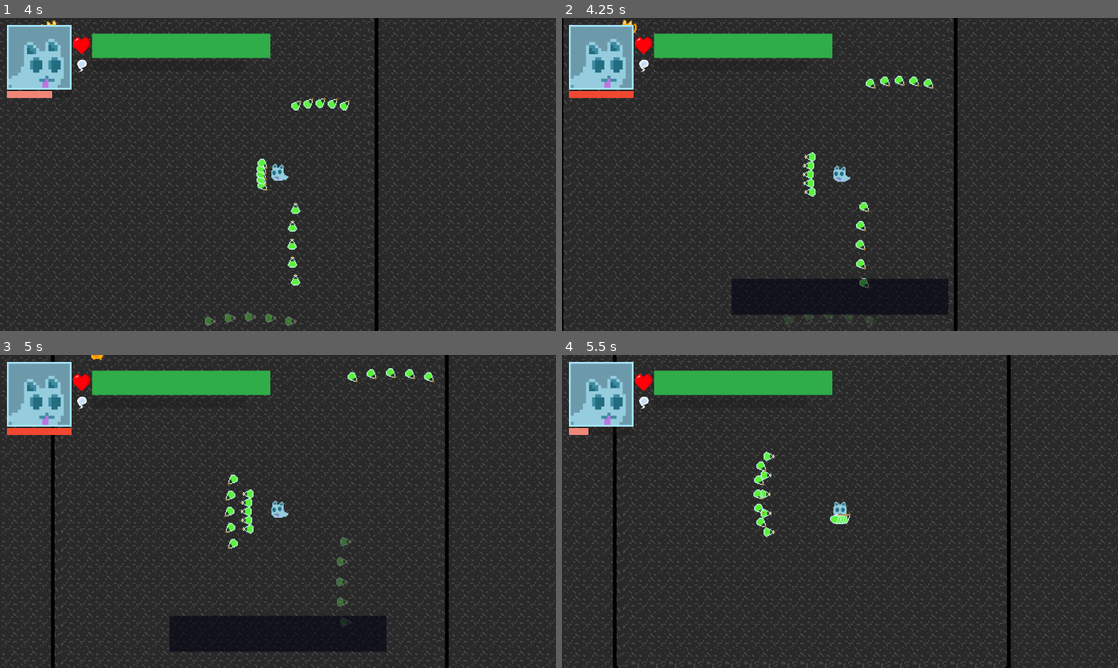
Above: before the commit, frames 1-4 (two rows, left to right).
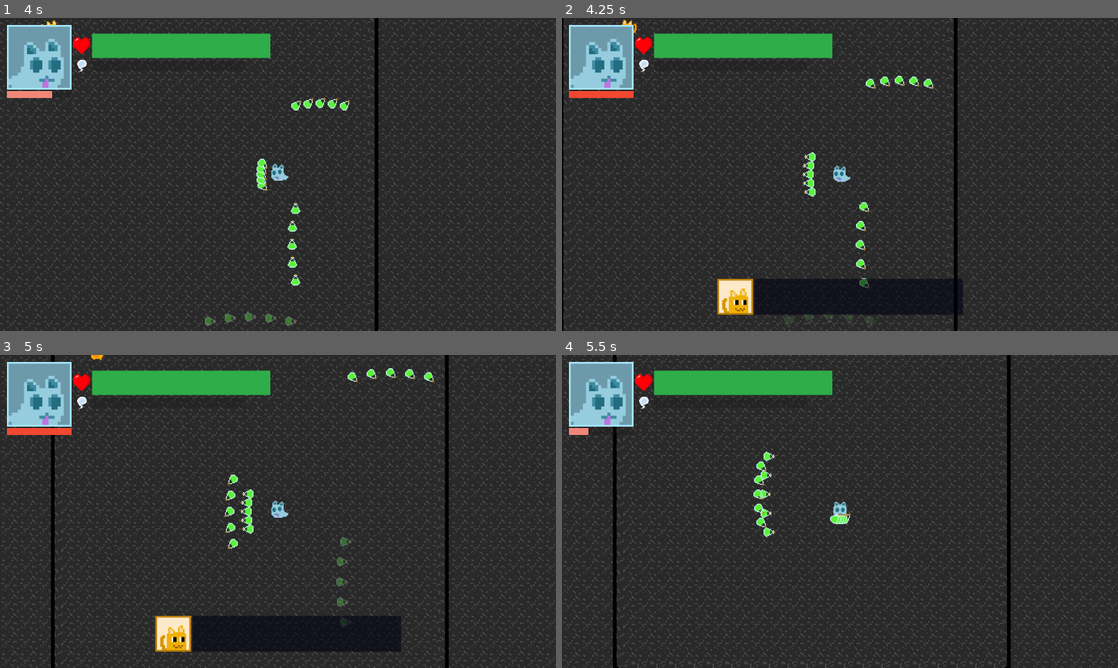
Above: after the commit, the same moments.

Repository: InvertedCarrot/PIXEL-JAM-2025
Game: Godot game, scene res://scenes/levels/dungeons/dungeon5.tscn
Two runs of this game, one before a commit and one after it. Both use one fixed random seed, a clock stepped at 60 frames per second and the inputs below.
Inputs (mouse positions are in pixels of both pictures, inside the frame that each line leads up to):
- Up to frame 1 (4 s): tap Enter (ui_accept) at 0.5, 0.77, 1.52, 3.02, 3.77 s; move the mouse to (400, 158) at 0.52 s; hold Right (right) 0.53-1.28 s; tap Space (attack) at 0.6, 1.35, 2.3, 3.05, 3.6 s; click (400, 158) at 0.67 s; move the mouse to (166, 190) at 1.27 s; hold Down (down) 1.28-2.03 s; move the mouse to (333, 105) at 2.02 s; hold Right (right) 2.03-2.78 s; tap V (harvest) at 2.1 s; move the mouse to (250, 237) at 2.77 s; hold Up (up) 2.78-3.53 s; tap C (swap_souls) at 2.85 s; click (250, 237) at 2.92 s; move the mouse to (444, 221) at 3.52 s; hold Left (left) from 3.53 s (still down)
- Up to frame 2 (4.25 s): keep holding Left (left); tap 1 (debug) at 4.15 s
- Up to frame 3 (5 s): keep holding Left (left); move the mouse to (111, 464) at 4.27 s; tap Space (attack) at 4.35 s; tap Enter (ui_accept) at 4.52 s; tap 2 (debug2) at 4.9 s
- Up to frame 4 (5.5 s): move the mouse to (867, 511) at 5.02 s; release Left (left) at 5.03 s; hold Down (down) from 5.03 s (still down); tap V (harvest) at 5.1 s; click (867, 511) at 5.17 s; tap Space (attack) at 5.3 s

Frame 1 is identical in both runs. In frame 2, 0.8% of the frame differs, in the area x 27-73%, y 83-95%; in frame 3, 0.8%; in frame 4, nothing differs.

Commit message:
UI now shows speaker

Diff:
--- a/globals/globals.gd
+++ b/globals/globals.gd
@@ -193,3 +193,37 @@
 func check_dialogue_state(dialogue: String, dungeon: int, state) -> bool:
 	## Check if dialogue is in a given state in a given dungeon
 	return dungeon==current_dungeon and dialogue_stages[dialogue]==state
+
+## Entity potrait info
+
+var current_speaker = ""
+
+var player_portraits = {
+	"bird": load("res://assets/portraits/bird_portrait.png"),
+	"cat": load("res://assets/portraits/cat_portrait.png"),
+	"fireball": load("res://assets/portraits/fireball_portrait.png"),
+	"lily": load("res://assets/portraits/lily_portrait.png"),
+	"reaper": load("res://assets/portraits/reaper_portrait.png"),
+	"soul": load("res://assets/portraits/soul_portrait.png"),
+	"npc": load("res://assets/portraits/black_cat_portrait.png")
+}
+
+var player_portrait_outlines = {
+	"bird": Color("#3d3d3d"),
+	"cat": Color("#bd810e"),
+	"fireball": Color("#aa20ff"),
+	"lily": Color("#266700"),
+	"reaper": Color("#00376e"),
+	"soul": Color("#a6e7ff"),
+	"npc": Color("#a6e7ff"),
+}
+
+var player_portrait_backgrounds = {
+	"bird": Color("#b2b2b2"),
+	"cat": Color("#fce9c7"),
+	"fireball": Color("#8101c5"),
+	"lily": Color("#ffd3ef"),
+	"reaper": Color("#6d8bbf"),
+	"soul": Color("#6d9aab"),
+	"npc": Color("#a6e7ff"),
+}
--- a/scenes/UI.tscn
+++ b/scenes/UI.tscn
@@ -52,6 +52,7 @@
 [node name="PlayerPortraitColumn" type="VBoxContainer" parent="UINode/HBoxContainer/MarginContainer/HBoxContainer"]
 layout_mode = 2
 script = ExtResource("2_0f65r")
+portrait_type = "PlayerStats"
 
 [node name="PlayerPortraitOutline" type="PanelContainer" parent="UINode/HBoxContainer/MarginContainer/HBoxContainer/PlayerPortraitColumn"]
 unique_name_in_owner = true
--- a/scenes/UI/dialogue/dialogue.gd
+++ b/scenes/UI/dialogue/dialogue.gd
@@ -39,9 +39,10 @@
 	label.set_fit_content(true)
 	if p_dialogue_entry.has_metadata("author"):
 		var author : String = p_dialogue_entry.get_metadata("author")
-		label.set_text("  > " + author + ": " + p_dialogue_entry.get_formatted_text())
+		Globals.current_speaker = author
+		label.set_text("  > " + p_dialogue_entry.get_formatted_text())
 	else:
-		label.set_text("  > " + p_dialogue_entry.get_formatted_text())
+		assert(false, "Provide an author for every dialogue")
 	#add_child(label, true)
 
 	# Setup the animation:
--- a/scenes/UI/dialogue/dialogue_box.tscn
+++ b/scenes/UI/dialogue/dialogue_box.tscn
@@ -1,7 +1,15 @@
-[gd_scene load_steps=4 format=3 uid="uid://dad4hp2wo7bg0"]
+[gd_scene load_steps=8 format=3 uid="uid://dad4hp2wo7bg0"]
 
 [ext_resource type="Script" path="res://scenes/UI/dialogue/dialogue_box.gd" id="1_6egxw"]
 [ext_resource type="PackedScene" uid="uid://dxmhk3caeu00h" path="res://scenes/UI/dialogue/dialogue.tscn" id="1_ehysd"]
+[ext_resource type="Script" path="res://scenes/UI/player_portrait_column.gd" id="3_k03rb"]
+[ext_resource type="Texture2D" uid="uid://2ey2qqbobha4" path="res://assets/portraits/soul_portrait.png" id="4_0fh7i"]
+
+[sub_resource type="StyleBoxFlat" id="StyleBoxFlat_gr3s4"]
+bg_color = Color(0.65, 0.906667, 1, 1)
+
+[sub_resource type="StyleBoxFlat" id="StyleBoxFlat_of5ll"]
+bg_color = Color(0.4288, 0.60568, 0.67, 1)
 
 [sub_resource type="StyleBoxFlat" id="StyleBoxFlat_7xn30"]
 bg_color = Color(0.0027673, 1.20327e-08, 0.0721846, 0.584314)
@@ -21,19 +29,50 @@
 grow_vertical = 0
 metadata/_edit_use_anchors_ = true
 
-[node name="PanelContainer" type="PanelContainer" parent="MarginContainer3"]
+[node name="HBoxContainer" type="HBoxContainer" parent="MarginContainer3"]
+layout_mode = 2
+
+[node name="PlayerPortraitColumn" type="VBoxContainer" parent="MarginContainer3/HBoxContainer"]
+layout_mode = 2
+script = ExtResource("3_k03rb")
+portrait_type = "Speaker"
+
+[node name="PlayerPortraitOutline" type="PanelContainer" parent="MarginContainer3/HBoxContainer/PlayerPortraitColumn"]
+unique_name_in_owner = true
+layout_mode = 2
+size_flags_vertical = 3
+theme_override_styles/panel = SubResource("StyleBoxFlat_gr3s4")
+
+[node name="MarginContainer" type="MarginContainer" parent="MarginContainer3/HBoxContainer/PlayerPortraitColumn/PlayerPortraitOutline"]
+layout_mode = 2
+theme_override_constants/margin_left = 5
+theme_override_constants/margin_top = 5
+theme_override_constants/margin_right = 5
+theme_override_constants/margin_bottom = 5
+
+[node name="PlayerPortraitBackground" type="PanelContainer" parent="MarginContainer3/HBoxContainer/PlayerPortraitColumn/PlayerPortraitOutline/MarginContainer"]
+unique_name_in_owner = true
+layout_mode = 2
+theme_override_styles/panel = SubResource("StyleBoxFlat_of5ll")
+
+[node name="PlayerPortrait" type="TextureRect" parent="MarginContainer3/HBoxContainer/PlayerPortraitColumn/PlayerPortraitOutline/MarginContainer/PlayerPortraitBackground"]
+unique_name_in_owner = true
+layout_mode = 2
+size_flags_vertical = 3
+texture = ExtResource("4_0fh7i")
+expand_mode = 3
+stretch_mode = 4
+
+[node name="PanelContainer" type="PanelContainer" parent="MarginContainer3/HBoxContainer"]
+custom_minimum_size = Vector2(600, 0)
 layout_mode = 2
 theme_override_styles/panel = SubResource("StyleBoxFlat_7xn30")
 
-[node name="MarginContainer" type="MarginContainer" parent="MarginContainer3/PanelContainer"]
+[node name="MarginContainer" type="MarginContainer" parent="MarginContainer3/HBoxContainer/PanelContainer"]
 layout_mode = 2
 
-[node name="Dialogue" parent="MarginContainer3/PanelContainer/MarginContainer" instance=ExtResource("1_ehysd")]
+[node name="Dialogue" parent="MarginContainer3/HBoxContainer/PanelContainer/MarginContainer" instance=ExtResource("1_ehysd")]
 unique_name_in_owner = true
 layout_mode = 2
 size_flags_vertical = 4
 alignment = 1
-
-[node name="NinePatchRect" type="NinePatchRect" parent="."]
-offset_right = 40.0
-offset_bottom = 40.0
--- a/scenes/UI/dialogue/dialogue_logs.gd
+++ b/scenes/UI/dialogue/dialogue_logs.gd
@@ -13,7 +13,7 @@
 		"intro":
 			add_text_entry("Hi ").set_metadata("author", "npc")
 			add_text_entry("I was looking for you! Where do you keep wandering off to??").set_metadata("author", "npc")
-			add_text_entry("I was chasing a monster, but it's dead now.").set_metadata("author", "you")
-			add_text_entry("[i][shake rate=20.0 level=5 connected=1]That skull has nothing to do with it[/shake][/i]").set_metadata("author", "you")
+			add_text_entry("I was chasing a monster, but it's dead now.").set_metadata("author", Globals.player_entity)
+			add_text_entry("[i][shake rate=20.0 level=5 connected=1]That skull has nothing to do with it[/shake][/i]").set_metadata("author", Globals.player_entity)
 			add_text_entry("I believe you").set_metadata("author","npc")
 			add_text_entry("We should go explore the rest of the dungeon! Follow me").set_metadata("author", "npc")
--- a/scenes/UI/player_portrait_column.gd
+++ b/scenes/UI/player_portrait_column.gd
@@ -1,41 +1,27 @@
 extends VBoxContainer
 
-var player_portraits = {
-	"bird": load("res://assets/portraits/bird_portrait.png"),
-	"cat": load("res://assets/portraits/cat_portrait.png"),
-	"fireball": load("res://assets/portraits/fireball_portrait.png"),
-	"lily": load("res://assets/portraits/lily_portrait.png"),
-	"reaper": load("res://assets/portraits/reaper_portrait.png"),
-	"soul": load("res://assets/portraits/soul_portrait.png"),
-}
-
-var player_portrait_outlines = {
-	"bird": Color("#3d3d3d"),
-	"cat": Color("#bd810e"),
-	"fireball": Color("#aa20ff"),
-	"lily": Color("#266700"),
-	"reaper": Color("#00376e"),
-	"soul": Color("#a6e7ff"),
-}
-
-var player_portrait_backgrounds = {
-	"bird": Color("#b2b2b2"),
-	"cat": Color("#fce9c7"),
-	"fireball": Color("#8101c5"),
-	"lily": Color("#ffd3ef"),
-	"reaper": Color("#6d8bbf"),
-	"soul": Color("#6d9aab"),
-}
 
 
 @onready var outline_panel = %PlayerPortraitOutline.get("theme_override_styles/panel") as StyleBoxFlat
 @onready var background_panel = %PlayerPortraitBackground.get("theme_override_styles/panel") as StyleBoxFlat
 
+@export_enum ("PlayerStats", "Speaker")
+var portrait_type:String
+## Player type => on top-left
+## Speaker type => with dialogues
+
 func _ready():
+	if (!portrait_type):
+		assert(false, "Choose a portrait type")
 	pass
 
 func _process(_delta) -> void:
 	# set portrait to whatever entity the player currently is
-	%PlayerPortrait.texture = player_portraits[Globals.player_entity]
-	outline_panel.bg_color = player_portrait_outlines[Globals.player_entity]
-	background_panel.bg_color = player_portrait_backgrounds[Globals.player_entity]
+	if (portrait_type=="PlayerStats"):
+		%PlayerPortrait.texture = Globals.player_portraits[Globals.player_entity]
+		outline_panel.bg_color = Globals.player_portrait_outlines[Globals.player_entity]
+		background_panel.bg_color = Globals.player_portrait_backgrounds[Globals.player_entity]
+	elif (portrait_type=="Speaker"):
+		%PlayerPortrait.texture = Globals.player_portraits[Globals.current_speaker]
+		outline_panel.bg_color = Globals.player_portrait_outlines[Globals.current_speaker]
+		background_panel.bg_color = Globals.player_portrait_backgrounds[Globals.current_speaker]
--- a/scenes/entities/entity.gd
+++ b/scenes/entities/entity.gd
@@ -48,7 +48,7 @@
 
 var entity_data: Dictionary
 
-signal dialogue_activate(scene)
+signal dialogue_activate(scene, start_speaker)
 
 # Custom signals for attacks
 signal attack_started
@@ -223,10 +223,10 @@
 	reflect_velocity(delta)
 
 	if (Input.is_action_just_pressed("debug")):
-		dialogue_activate.emit("start")
+		dialogue_activate.emit("start", "cat")
 
 	if (Input.is_action_just_pressed("debug2")):
-		dialogue_activate.emit("second")
+		dialogue_activate.emit("second", "cat")
 
 
 # used by both the player and enemies
--- a/scenes/entities/npc_cat/npc_cat.gd
+++ b/scenes/entities/npc_cat/npc_cat.gd
@@ -24,7 +24,7 @@
 func zone_0_behaviour() -> void:
 	if Globals.check_dialogue_state("intro", 0, Globals.NOT_STARTED):
 		default_stop(false, false)
-		dialogue_activate.emit("intro")
+		dialogue_activate.emit("intro", "npc")
 
 
 func zone_1_behaviour() -> void:
--- a/scenes/ui.gd
+++ b/scenes/ui.gd
@@ -36,8 +36,9 @@
 	%PlayerPortrait.texture = player_portraits[Globals.player_entity]
 
 
-func start(scene: String):
+func start(scene: String, start_speaker: String):
 	if (dialogue_box==null):
+		Globals.current_speaker = start_speaker
 		Globals.dialogue_active = true
 		Globals.dialogue_scene = scene
 		Globals.dialogue_stages[scene] = Globals.IN_PROGRESS
